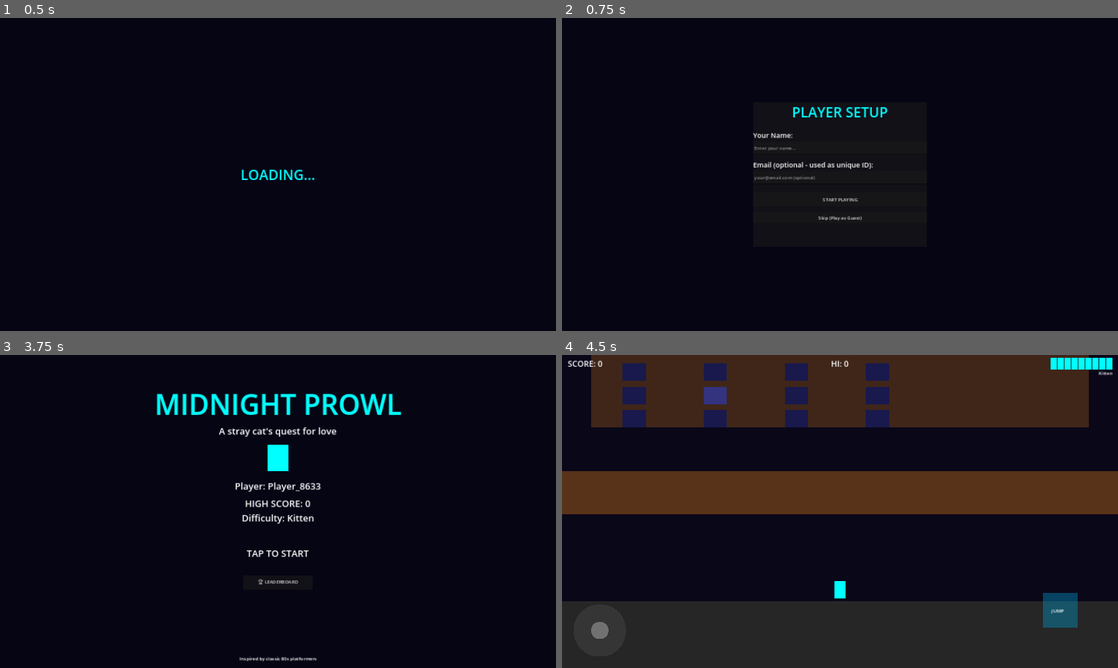
Above: before the commit, frames 1-4 (two rows, left to right).
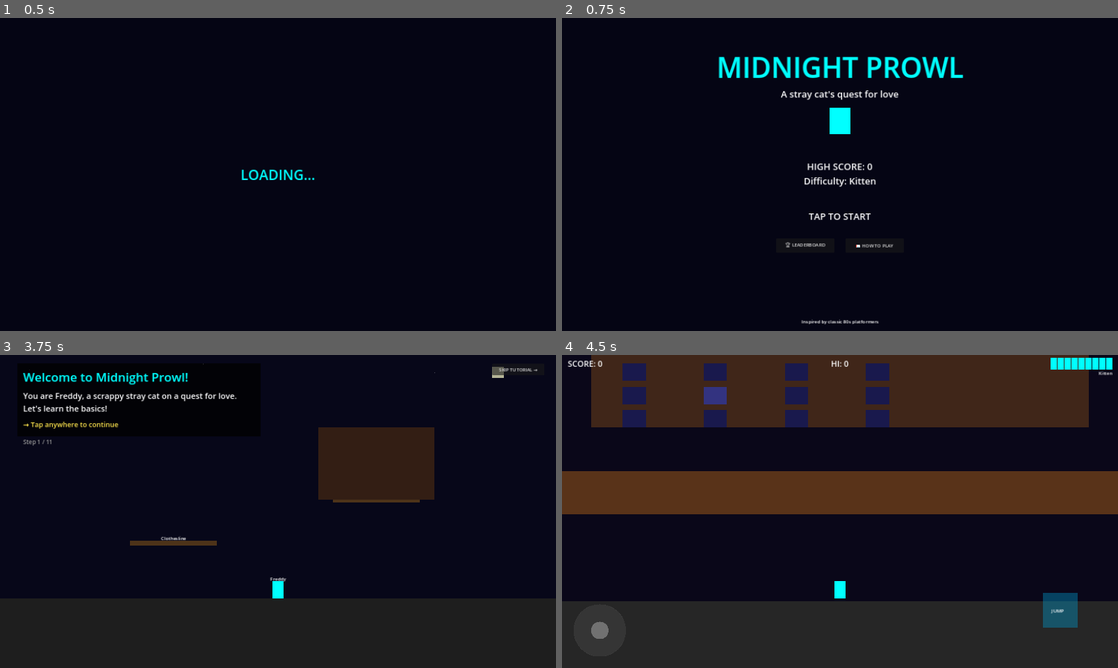
Above: after the commit, the same moments.

Repository: ravvikiran/AlleyCatGame
Game: Godot game, scene res://scenes/main.tscn
Two runs of this game, one before a commit and one after it. Both use one fixed random seed, a clock stepped at 60 frames per second and the inputs below.
Inputs (mouse positions are in pixels of both pictures, inside the frame that each line leads up to):
- Up to frame 1 (0.5 s): no input
- Up to frame 2 (0.75 s): tap Enter at 0.5 s; move the mouse to (962, 158) at 0.52 s; click (962, 158) at 0.67 s
- Up to frame 3 (3.75 s): click (278, 486) at 1.27 s; type "Alex" at 1.35 s; click (278, 514) at 1.5 s; type "12" at 1.58 s; click "START PLAYING" at 2 s; click "START PLAYING" at 2.75 s; click "Skip (Play as Guest)" at 3.5 s
- Up to frame 4 (4.5 s): click (1079, 370) at 4.25 s, where only the run after the commit has a clickable "SKIP TUTORIAL →"

Frame 1 is identical in both runs. In frame 2, 3.7% of the frame differs, in the area x 28-73%, y 12-98%; in frame 3, 32%, in the area x 0-100%, y 2-100%; in frame 4, nothing differs.

Commit message:
feat(tutorial): Add interactive tutorial scene and navigation
- Add new tutorial scene with platforming gameplay and visual instructions
- Create tutorial.gd script to manage tutorial progression and player guidance
- Add "How to Play" button to title screen for tutorial access
- Reposition leaderboard button to accommodate new tutorial button
- Implement instruction panel with step-by-step gameplay guidance
- Add platform obstacles and interactive window element for tutorial learning
- Update game manager to support tutorial scene transitions
- Update player registration script to integrate with tutorial flow

Diff:
--- a/scenes/title_screen.tscn
+++ b/scenes/title_screen.tscn
@@ -128,11 +128,22 @@
 anchors_preset = 5
 anchor_left = 0.5
 anchor_right = 0.5
-offset_left = -120.0
+offset_left = -220.0
 offset_top = 760.0
-offset_right = 120.0
+offset_right = -20.0
 offset_bottom = 810.0
 text = "🏆 LEADERBOARD"
+
+[node name="TutorialButton" type="Button" parent="."]
+layout_mode = 1
+anchors_preset = 5
+anchor_left = 0.5
+anchor_right = 0.5
+offset_left = 20.0
+offset_top = 760.0
+offset_right = 220.0
+offset_bottom = 810.0
+text = "📖 HOW TO PLAY"
 
 [node name="CreditsLabel" type="Label" parent="."]
 layout_mode = 1
--- /dev/null
+++ b/scenes/tutorial.tscn
@@ -0,0 +1,273 @@
+[gd_scene load_steps=8 format=3 uid="uid://tutorial"]
+
+[ext_resource type="Script" path="res://scripts/scenes/tutorial.gd" id="1"]
+[ext_resource type="Script" path="res://scripts/player/freddy.gd" id="2"]
+[ext_resource type="Script" path="res://scripts/ui/touch_controller.gd" id="3"]
+
+[sub_resource type="RectangleShape2D" id="RectangleShape2D_freddy"]
+size = Vector2(40, 60)
+
+[sub_resource type="RectangleShape2D" id="RectangleShape2D_floor"]
+size = Vector2(1920, 20)
+
+[sub_resource type="RectangleShape2D" id="RectangleShape2D_platform"]
+size = Vector2(300, 16)
+
+[sub_resource type="RectangleShape2D" id="RectangleShape2D_window"]
+size = Vector2(80, 60)
+
+[sub_resource type="LabelSettings" id="LabelSettings_title"]
+font_size = 42
+font_color = Color(0, 1, 1, 1)
+outline_size = 2
+outline_color = Color(0, 0.3, 0.3, 1)
+
+[sub_resource type="LabelSettings" id="LabelSettings_desc"]
+font_size = 28
+font_color = Color(1, 1, 1, 1)
+
+[sub_resource type="LabelSettings" id="LabelSettings_action"]
+font_size = 24
+font_color = Color(1, 0.9, 0.3, 1)
+
+[sub_resource type="LabelSettings" id="LabelSettings_progress"]
+font_size = 20
+font_color = Color(0.6, 0.6, 0.6, 1)
+
+[node name="Tutorial" type="Node2D"]
+script = ExtResource("1")
+
+[node name="Background" type="ColorRect" parent="."]
+offset_right = 1920.0
+offset_bottom = 1080.0
+color = Color(0.03, 0.03, 0.1, 1)
+
+[node name="Stars" type="Node2D" parent="."]
+
+[node name="Star1" type="ColorRect" parent="Stars"]
+offset_left = 100.0
+offset_top = 50.0
+offset_right = 103.0
+offset_bottom = 53.0
+color = Color(1, 1, 1, 0.4)
+
+[node name="Star2" type="ColorRect" parent="Stars"]
+offset_left = 400.0
+offset_top = 80.0
+offset_right = 402.0
+offset_bottom = 82.0
+color = Color(1, 1, 1, 0.3)
+
+[node name="Star3" type="ColorRect" parent="Stars"]
+offset_left = 700.0
+offset_top = 30.0
+offset_right = 703.0
+offset_bottom = 33.0
+color = Color(1, 1, 1, 0.5)
+
+[node name="Star4" type="ColorRect" parent="Stars"]
+offset_left = 1500.0
+offset_top = 60.0
+offset_right = 1502.0
+offset_bottom = 62.0
+color = Color(1, 1, 1, 0.3)
+
+[node name="Moon" type="ColorRect" parent="."]
+offset_left = 1700.0
+offset_top = 40.0
+offset_right = 1740.0
+offset_bottom = 80.0
+color = Color(1, 1, 0.8, 0.7)
+
+[node name="Floor" type="StaticBody2D" parent="."]
+position = Vector2(960, 850)
+
+[node name="CollisionShape2D" type="CollisionShape2D" parent="Floor"]
+shape = SubResource("RectangleShape2D_floor")
+
+[node name="FloorVisual" type="ColorRect" parent="Floor"]
+offset_left = -960.0
+offset_top = -10.0
+offset_right = 960.0
+offset_bottom = 240.0
+color = Color(0.12, 0.12, 0.12, 1)
+
+[node name="Platform1" type="StaticBody2D" parent="."]
+position = Vector2(600, 650)
+
+[node name="CollisionShape2D" type="CollisionShape2D" parent="Platform1"]
+shape = SubResource("RectangleShape2D_platform")
+
+[node name="Visual" type="ColorRect" parent="Platform1"]
+offset_left = -150.0
+offset_top = -8.0
+offset_right = 150.0
+offset_bottom = 8.0
+color = Color(0.3, 0.2, 0.1, 1)
+
+[node name="Label" type="Label" parent="Platform1"]
+offset_left = -60.0
+offset_top = -30.0
+offset_right = 60.0
+offset_bottom = -10.0
+horizontal_alignment = 1
+text = "Clothesline"
+
+[node name="Platform2" type="StaticBody2D" parent="."]
+position = Vector2(1300, 500)
+
+[node name="CollisionShape2D" type="CollisionShape2D" parent="Platform2"]
+shape = SubResource("RectangleShape2D_platform")
+
+[node name="Visual" type="ColorRect" parent="Platform2"]
+offset_left = -150.0
+offset_top = -8.0
+offset_right = 150.0
+offset_bottom = 8.0
+color = Color(0.3, 0.2, 0.1, 1)
+
+[node name="Label" type="Label" parent="Platform2"]
+offset_left = -60.0
+offset_top = -30.0
+offset_right = 60.0
+offset_bottom = -10.0
+horizontal_alignment = 1
+text = "Ledge"
+
+[node name="TutorialWindow" type="Area2D" parent="."]
+position = Vector2(1300, 350)
+
+[node name="CollisionShape2D" type="CollisionShape2D" parent="TutorialWindow"]
+shape = SubResource("RectangleShape2D_window")
+
+[node name="Visual" type="ColorRect" parent="TutorialWindow"]
+offset_left = -40.0
+offset_top = -30.0
+offset_right = 40.0
+offset_bottom = 30.0
+color = Color(0.2, 0.2, 0.5, 1)
+
+[node name="Label" type="Label" parent="TutorialWindow"]
+offset_left = -50.0
+offset_top = -55.0
+offset_right = 50.0
+offset_bottom = -35.0
+horizontal_alignment = 1
+text = "Window"
+
+[node name="Building" type="ColorRect" parent="."]
+offset_left = 1100.0
+offset_top = 250.0
+offset_right = 1500.0
+offset_bottom = 500.0
+color = Color(0.2, 0.12, 0.08, 1)
+
+[node name="Freddy" type="CharacterBody2D" parent="."]
+position = Vector2(960, 800)
+script = ExtResource("2")
+
+[node name="ColorRect" type="ColorRect" parent="Freddy"]
+offset_left = -20.0
+offset_top = -30.0
+offset_right = 20.0
+offset_bottom = 30.0
+color = Color(0, 1, 1, 1)
+
+[node name="NameLabel" type="Label" parent="Freddy"]
+offset_left = -30.0
+offset_top = -50.0
+offset_right = 30.0
+offset_bottom = -32.0
+horizontal_alignment = 1
+text = "Freddy"
+
+[node name="CollisionShape2D" type="CollisionShape2D" parent="Freddy"]
+shape = SubResource("RectangleShape2D_freddy")
+
+[node name="UILayer" type="CanvasLayer" parent="."]
+layer = 10
+
+[node name="TouchController" type="CanvasLayer" parent="UILayer"]
+layer = 11
+script = ExtResource("3")
+visible = false
+
+[node name="VirtualJoystick" type="Control" parent="UILayer/TouchController"]
+
+[node name="Base" type="TextureRect" parent="UILayer/TouchController/VirtualJoystick"]
+
+[node name="Knob" type="TextureRect" parent="UILayer/TouchController/VirtualJoystick/Base"]
+
+[node name="JumpButton" type="Control" parent="UILayer/TouchController"]
+
+[node name="ActionButton" type="Control" parent="UILayer/TouchController"]
+
+[node name="InstructionPanel" type="Control" parent="UILayer"]
+layout_mode = 3
+anchors_preset = 15
+anchor_right = 1.0
+anchor_bottom = 1.0
+
+[node name="PanelBG" type="ColorRect" parent="UILayer/InstructionPanel"]
+layout_mode = 0
+offset_left = 60.0
+offset_top = 30.0
+offset_right = 900.0
+offset_bottom = 280.0
+color = Color(0, 0, 0, 0.75)
+
+[node name="VBox" type="VBoxContainer" parent="UILayer/InstructionPanel"]
+layout_mode = 0
+offset_left = 80.0
+offset_top = 45.0
+offset_right = 880.0
+offset_bottom = 270.0
+
+[node name="TitleLabel" type="Label" parent="UILayer/InstructionPanel/VBox"]
+layout_mode = 2
+text = "Welcome to Midnight Prowl!"
+label_settings = SubResource("LabelSettings_title")
+
+[node name="Spacer" type="Control" parent="UILayer/InstructionPanel/VBox"]
+layout_mode = 2
+custom_minimum_size = Vector2(0, 8)
+
+[node name="DescriptionLabel" type="Label" parent="UILayer/InstructionPanel/VBox"]
+layout_mode = 2
+text = "You are Freddy, a scrappy stray cat on a quest for love."
+label_settings = SubResource("LabelSettings_desc")
+autowrap_mode = 2
+
+[node name="Spacer2" type="Control" parent="UILayer/InstructionPanel/VBox"]
+layout_mode = 2
+custom_minimum_size = Vector2(0, 8)
+
+[node name="ActionLabel" type="Label" parent="UILayer/InstructionPanel/VBox"]
+layout_mode = 2
+text = "→ Tap anywhere to continue"
+label_settings = SubResource("LabelSettings_action")
+
+[node name="ProgressLabel" type="Label" parent="UILayer/InstructionPanel"]
+layout_mode = 0
+offset_left = 80.0
+offset_top = 285.0
+offset_right = 300.0
+offset_bottom = 310.0
+text = "Step 1 / 11"
+label_settings = SubResource("LabelSettings_progress")
+
+[node name="SkipButton" type="Button" parent="UILayer/InstructionPanel"]
+layout_mode = 0
+offset_left = 1700.0
+offset_top = 30.0
+offset_right = 1880.0
+offset_bottom = 70.0
+text = "SKIP TUTORIAL →"
+
+[node name="HighlightRect" type="ColorRect" parent="UILayer"]
+visible = false
+offset_left = 0.0
+offset_top = 0.0
+offset_right = 200.0
+offset_bottom = 200.0
+color = Color(0, 1, 1, 0.1)
--- a/scripts/autoloads/game_manager.gd
+++ b/scripts/autoloads/game_manager.gd
@@ -9,6 +9,7 @@
 enum GameState {
 	TITLE_SCREEN,
 	PLAYER_REGISTRATION,
+	TUTORIAL,
 	LEADERBOARD,
 	ALLEYWAY_HUB,
 	MINIGAME_CHEESE,
@@ -23,6 +24,7 @@
 const SCENE_MAP: Dictionary = {
 	GameState.TITLE_SCREEN: "res://scenes/title_screen.tscn",
 	GameState.PLAYER_REGISTRATION: "res://scenes/player_registration.tscn",
+	GameState.TUTORIAL: "res://scenes/tutorial.tscn",
 	GameState.LEADERBOARD: "res://scenes/leaderboard_screen.tscn",
 	GameState.ALLEYWAY_HUB: "res://scenes/alleyway_hub.tscn",
 	GameState.MINIGAME_CHEESE: "res://scenes/minigames/cheese_room.tscn",
--- a/scripts/scenes/player_registration.gd
+++ b/scripts/scenes/player_registration.gd
@@ -40,14 +40,21 @@
 		return
 
 	LeaderboardManager.register_player(player_name, email)
-	# Go back to title which will now start the game
-	GameManager.change_state(GameManager.GameState.TITLE_SCREEN)
+	_go_next()
 
 
 func _on_skip_pressed() -> void:
 	# Register as anonymous player
 	LeaderboardManager.register_player("Player_%d" % (randi() % 9999))
-	GameManager.change_state(GameManager.GameState.TITLE_SCREEN)
+	_go_next()
+
+
+func _go_next() -> void:
+	# If tutorial not completed, go to tutorial. Otherwise title screen.
+	if not SaveManager.get_setting("tutorial_completed"):
+		GameManager.change_state(GameManager.GameState.TUTORIAL)
+	else:
+		GameManager.change_state(GameManager.GameState.TITLE_SCREEN)
 
 
 func _show_error(message: String) -> void:
--- a/scripts/scenes/title_screen.gd
+++ b/scripts/scenes/title_screen.gd
@@ -7,12 +7,17 @@
 @onready var _difficulty_label: Label = $DifficultyLabel
 @onready var _player_label: Label = $PlayerLabel
 @onready var _leaderboard_button: Button = $LeaderboardButton
+@onready var _tutorial_button: Button = $TutorialButton
 
 var _blink_timer: float = 0.0
+var _is_first_launch: bool = false
 
 
 func _ready() -> void:
 	AudioManager.play_music("title")
+
+	# Check if this is first launch (no tutorial completed)
+	_is_first_launch = not SaveManager.get_setting("tutorial_completed")
 
 	# Load and display high score
 	var high_score: int = ScoreManager.get_high_score()
@@ -30,9 +35,18 @@
 		else:
 			_player_label.visible = false
 
-	# Connect leaderboard button
+	# Connect buttons
 	if _leaderboard_button:
 		_leaderboard_button.pressed.connect(_on_leaderboard_pressed)
+	if _tutorial_button:
+		_tutorial_button.pressed.connect(_on_tutorial_pressed)
+
+	# Auto-launch tutorial on first ever launch
+	if _is_first_launch and not LeaderboardManager.is_player_registered():
+		# Small delay then go to registration → tutorial
+		get_tree().create_timer(0.5).timeout.connect(func():
+			GameManager.change_state(GameManager.GameState.PLAYER_REGISTRATION)
+		)
 
 
 func _process(delta: float) -> void:
@@ -42,7 +56,16 @@
 
 
 func _input(event: InputEvent) -> void:
+	# Don't process taps if auto-launching registration
+	if _is_first_launch and not LeaderboardManager.is_player_registered():
+		return
+
 	if event is InputEventScreenTouch and event.pressed:
+		# Ignore taps on buttons
+		if _leaderboard_button and _leaderboard_button.get_global_rect().has_point(event.position):
+			return
+		if _tutorial_button and _tutorial_button.get_global_rect().has_point(event.position):
+			return
 		_try_start_game()
 	elif event is InputEventMouseButton and event.pressed:
 		_try_start_game()
@@ -52,8 +75,14 @@
 	# If player not registered, show registration first
 	if not LeaderboardManager.is_player_registered():
 		GameManager.change_state(GameManager.GameState.PLAYER_REGISTRATION)
-	else:
-		_start_game()
+		return
+
+	# If tutorial never completed, show it first
+	if not SaveManager.get_setting("tutorial_completed"):
+		GameManager.change_state(GameManager.GameState.TUTORIAL)
+		return
+
+	_start_game()
 
 
 func _start_game() -> void:
@@ -63,3 +92,7 @@
 
 func _on_leaderboard_pressed() -> void:
 	GameManager.change_state(GameManager.GameState.LEADERBOARD)
+
+
+func _on_tutorial_pressed() -> void:
+	GameManager.change_state(GameManager.GameState.TUTORIAL)
--- /dev/null
+++ b/scripts/scenes/tutorial.gd
@@ -0,0 +1,340 @@
+extends Node2D
+## Tutorial - Interactive guided tutorial with step-by-step instructions.
+## Player can practice each mechanic in a safe sandbox environment.
+
+signal tutorial_completed()
+
+enum TutorialStep {
+	WELCOME,
+	MOVE_LEFT_RIGHT,
+	JUMP_STANDING,
+	JUMP_RUNNING,
+	CLIMB_HANG,
+	ENTER_WINDOW,
+	MINIGAME_INTRO,
+	ACTION_BUTTON,
+	HAZARDS_INTRO,
+	LOVE_GAME_INTRO,
+	COMPLETE,
+}
+
+const STEP_DATA: Dictionary = {
+	TutorialStep.WELCOME: {
+		"title": "Welcome to Midnight Prowl!",
+		"description": "You are Freddy, a scrappy stray cat on a quest for love.\nLet's learn the basics!",
+		"action": "Tap anywhere to continue",
+		"show_controls": false,
+		"auto_advance": false,
+	},
+	TutorialStep.MOVE_LEFT_RIGHT: {
+		"title": "Moving Around",
+		"description": "Use the joystick on the LEFT side of the screen\nto move Freddy left and right.",
+		"action": "Try moving left and right!",
+		"show_controls": true,
+		"auto_advance": false,
+		"goal": "move",
+		"goal_distance": 200.0,
+	},
+	TutorialStep.JUMP_STANDING: {
+		"title": "Standing Jump",
+		"description": "Tap the JUMP button on the right side\nwhile standing still for a short hop.",
+		"action": "Try a standing jump!",
+		"show_controls": true,
+		"auto_advance": false,
+		"goal": "jump_standing",
+	},
+	TutorialStep.JUMP_RUNNING: {
+		"title": "Running Jump",
+		"description": "Hold the joystick to run, then tap JUMP\nfor a longer, higher leap!",
+		"action": "Try a running jump!",
+		"show_controls": true,
+		"auto_advance": false,
+		"goal": "jump_running",
+	},
+	TutorialStep.CLIMB_HANG: {
+		"title": "Climbing & Hanging",
+		"description": "Jump toward a clothesline or ledge to grab on.\nPush UP to climb, DOWN to drop.",
+		"action": "Jump toward the clothesline above!",
+		"show_controls": true,
+		"auto_advance": false,
+		"goal": "hang",
+	},
+	TutorialStep.ENTER_WINDOW: {
+		"title": "Entering Windows",
+		"description": "Open windows glow blue. Jump INTO them\nwhile falling downward to enter a room.",
+		"action": "Jump into the open window!",
+		"show_controls": true,
+		"auto_advance": false,
+		"goal": "enter_window",
+	},
+	TutorialStep.MINIGAME_INTRO: {
+		"title": "Minigame Rooms",
+		"description": "Each window leads to a unique challenge:\n• Cheese Maze - Catch mice\n• Library - Dodge the spider\n• Kennel - Sneak past sleeping dogs\n• Aquarium - Swim and eat fish\n• Aviary - Free and catch the bird",
+		"action": "Tap to continue",
+		"show_controls": false,
+		"auto_advance": false,
+	},
+	TutorialStep.ACTION_BUTTON: {
+		"title": "Action Button",
+		"description": "In some rooms, an ACTION button appears.\nUse it to teleport, drink, or drop items.",
+		"action": "Try pressing the Action button!",
+		"show_controls": true,
+		"show_action": true,
+		"auto_advance": false,
+		"goal": "action",
+	},
+	TutorialStep.HAZARDS_INTRO: {
+		"title": "Watch Out for Hazards!",
+		"description": "🐕 Dogs on the street = instant death\n🧹 Brooms push you around\n🕷️ Spiders drop from above\n⚡ Eels zap underwater\n📦 Objects thrown from windows hurt!",
+		"action": "Tap to continue",
+		"show_controls": false,
+		"auto_advance": false,
+	},
+	TutorialStep.LOVE_GAME_INTRO: {
+		"title": "The Love Game",
+		"description": "After completing a room, Felicia calls from a window!\nEnter her window for the bonus Love Game stage.\nReach the top to win her heart. 💕",
+		"action": "Tap to continue",
+		"show_controls": false,
+		"auto_advance": false,
+	},
+	TutorialStep.COMPLETE: {
+		"title": "You're Ready!",
+		"description": "Good luck out there, Freddy!\nRemember: explore, avoid hazards,\ncomplete rooms, and find Felicia!",
+		"action": "Tap to start playing!",
+		"show_controls": false,
+		"auto_advance": false,
+	},
+}
+
+var _current_step: TutorialStep = TutorialStep.WELCOME
+var _player: CharacterBody2D
+var _touch_controller: CanvasLayer
+var _instruction_panel: Control
+var _title_label: Label
+var _description_label: Label
+var _action_label: Label
+var _progress_label: Label
+var _skip_button: Button
+var _highlight_rect: ColorRect
+
+# Goal tracking
+var _total_move_distance: float = 0.0
+var _last_player_x: float = 0.0
+var _has_jumped_standing: bool = false
+var _has_jumped_running: bool = false
+var _has_hung: bool = false
+var _has_entered_window: bool = false
+var _has_used_action: bool = false
+var _player_was_on_floor: bool = true
+
+
+func _ready() -> void:
+	_player = $Freddy
+	_touch_controller = $UILayer/TouchController
+	_instruction_panel = $UILayer/InstructionPanel
+	_title_label = $UILayer/InstructionPanel/VBox/TitleLabel
+	_description_label = $UILayer/InstructionPanel/VBox/DescriptionLabel
+	_action_label = $UILayer/InstructionPanel/VBox/ActionLabel
+	_progress_label = $UILayer/InstructionPanel/ProgressLabel
+	_skip_button = $UILayer/InstructionPanel/SkipButton
+	_highlight_rect = $UILayer/HighlightRect
+
+	# Connect inputs
+	if _touch_controller:
+		_touch_controller.move_input.connect(_on_move_input)
+		_touch_controller.jump_pressed.connect(_on_jump_pressed)
+		_touch_controller.action_pressed.connect(_on_action_pressed)
+
+	if _skip_button:
+		_skip_button.pressed.connect(_on_skip_pressed)
+
+	if _player:
+		_last_player_x = _player.position.x
+
+	_show_step(_current_step)
+
+
+func _process(delta: float) -> void:
+	_check_goal_completion(delta)
+	_update_progress_label()
+
+
+func _input(event: InputEvent) -> void:
+	# Tap to advance on non-interactive steps
+	var step_data: Dictionary = STEP_DATA.get(_current_step, {})
+	if not step_data.get("goal", ""):
+		if event is InputEventScreenTouch and event.pressed:
+			_advance_step()
+		elif event is InputEventMouseButton and event.pressed:
+			_advance_step()
+
+
+func _show_step(step: TutorialStep) -> void:
+	var data: Dictionary = STEP_DATA.get(step, {})
+	if data.is_empty():
+		return
+
+	if _title_label:
+		_title_label.text = data.get("title", "")
+	if _description_label:
+		_description_label.text = data.get("description", "")
+	if _action_label:
+		_action_label.text = "→ %s" % data.get("action", "")
+
+	# Show/hide controls
+	if _touch_controller:
+		_touch_controller.visible = data.get("show_controls", false)
+		if data.get("show_action", false):
+			_touch_controller.show_action_button()
+		else:
+			_touch_controller.hide_action_button()
+
+	# Show highlight for relevant area
+	_update_highlight(step)
+
+	# Reset goal tracking for this step
+	_total_move_distance = 0.0
+	_has_jumped_standing = false
+	_has_jumped_running = false
+	_has_hung = false
+	_has_entered_window = false
+	_has_used_action = false
+
+
+func _advance_step() -> void:
+	var next_step: int = _current_step + 1
+	if next_step > TutorialStep.COMPLETE:
+		_complete_tutorial()
+		return
+
+	_current_step = next_step as TutorialStep
+
+	if _current_step == TutorialStep.COMPLETE:
+		_show_step(_current_step)
+	else:
+		_show_step(_current_step)
+
+
+func _check_goal_completion(delta: float) -> void:
+	if not _player:
+		return
+
+	var step_data: Dictionary = STEP_DATA.get(_current_step, {})
+	var goal: String = step_data.get("goal", "")
+
+	match goal:
+		"move":
+			var dx: float = abs(_player.position.x - _last_player_x)
+			_total_move_distance += dx
+			_last_player_x = _player.position.x
+			if _total_move_distance >= step_data.get("goal_distance", 200.0):
+				_show_success("Great moving!")
+				_advance_step()
+
+		"jump_standing":
+			if _has_jumped_standing:
+				_show_success("Nice hop!")
+				_advance_step()
+
+		"jump_running":
+			if _has_jumped_running:
+				_show_success("Awesome leap!")
+				_advance_step()
+
+		"hang":
+			if _has_hung:
+				_show_success("You're hanging on!")
+				_advance_step()
+
+		"enter_window":
+			if _has_entered_window:
+				_show_success("You entered a window!")
+				_advance_step()
+
+		"action":
+			if _has_used_action:
+				_show_success("Action button works!")
+				_advance_step()
+
+
+func _on_move_input(direction: Vector2) -> void:
+	if _player:
+		_player.input_direction = direction
+
+
+func _on_jump_pressed() -> void:
+	if not _player:
+		return
+
+	_player.is_jump_pressed = true
+	get_tree().create_timer(0.05).timeout.connect(func():
+		if _player:
+			_player.is_jump_pressed = false
+	)
+
+	# Track jump type
+	if _player.is_on_floor():
+		if _player.move_time >= Freddy.RUN_THRESHOLD_TIME:
+			_has_jumped_running = true
+		else:
+			_has_jumped_standing = true
+
+
+func _on_action_pressed() -> void:
+	_has_used_action = true
+	if _player:
+		_player.is_action_pressed = true
+
+
+func _on_skip_pressed() -> void:
+	_complete_tutorial()
+
+
+func _complete_tutorial() -> void:
+	# Mark tutorial as seen
+	SaveManager.set_setting("tutorial_completed", true)
+	SaveManager.save()
+	tutorial_completed.emit()
+	GameManager.change_state(GameManager.GameState.ALLEYWAY_HUB)
+
+
+func _show_success(message: String) -> void:
+	if _action_label:
+		_action_label.text = "✓ %s" % message
+	# Brief pause before advancing
+	await get_tree().create_timer(0.8).timeout
+
+
+func _update_highlight(step: TutorialStep) -> void:
+	if not _highlight_rect:
+		return
+
+	# Position a highlight rectangle to draw attention to relevant UI
+	match step:
+		TutorialStep.MOVE_LEFT_RIGHT:
+			# Highlight joystick area
+			_highlight_rect.visible = true
+			_highlight_rect.position = Vector2(20, 700)
+			_highlight_rect.size = Vector2(200, 200)
+			_highlight_rect.color = Color(0, 1, 1, 0.1)
+		TutorialStep.JUMP_STANDING, TutorialStep.JUMP_RUNNING:
+			# Highlight jump button area
+			_highlight_rect.visible = true
+			_highlight_rect.position = Vector2(1650, 750)
+			_highlight_rect.size = Vector2(150, 150)
+			_highlight_rect.color = Color(0, 0.8, 1, 0.1)
+		TutorialStep.ACTION_BUTTON:
+			# Highlight action button area
+			_highlight_rect.visible = true
+			_highlight_rect.position = Vector2(1650, 550)
+			_highlight_rect.size = Vector2(150, 150)
+			_highlight_rect.color = Color(1, 0.5, 0, 0.1)
+		_:
+			_highlight_rect.visible = false
+
+
+func _update_progress_label() -> void:
+	if _progress_label:
+		var total: int = TutorialStep.COMPLETE
+		var current: int = _current_step
+		_progress_label.text = "Step %d / %d" % [current + 1, total + 1]
